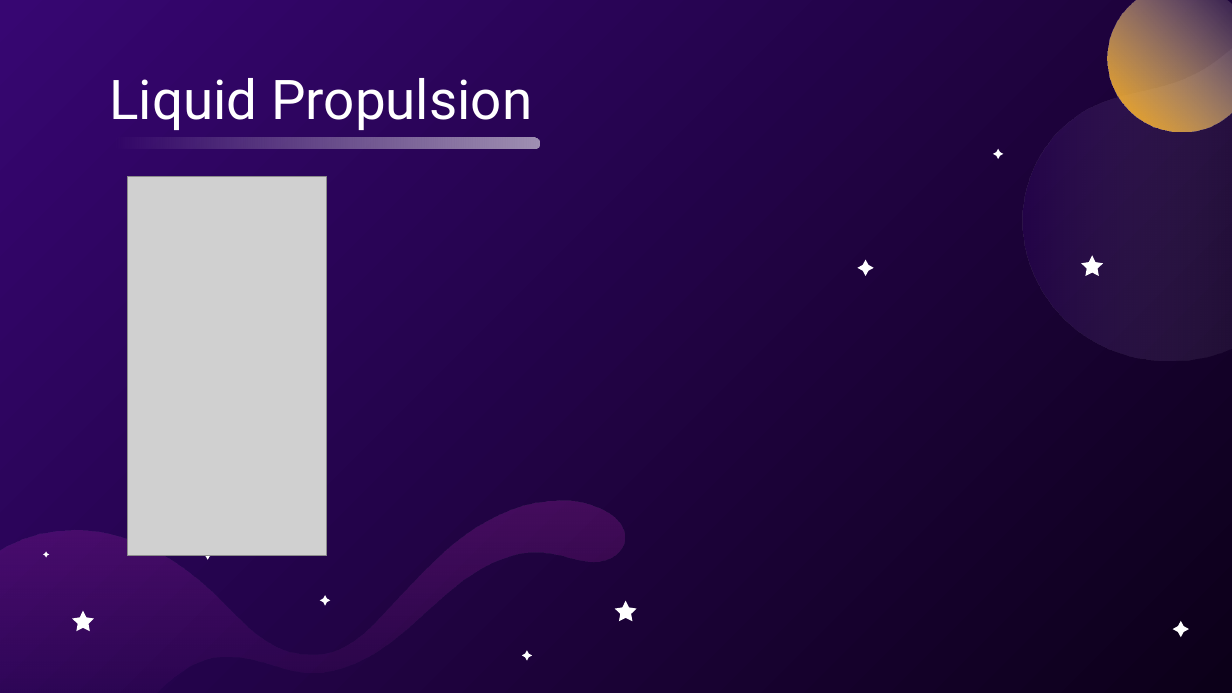
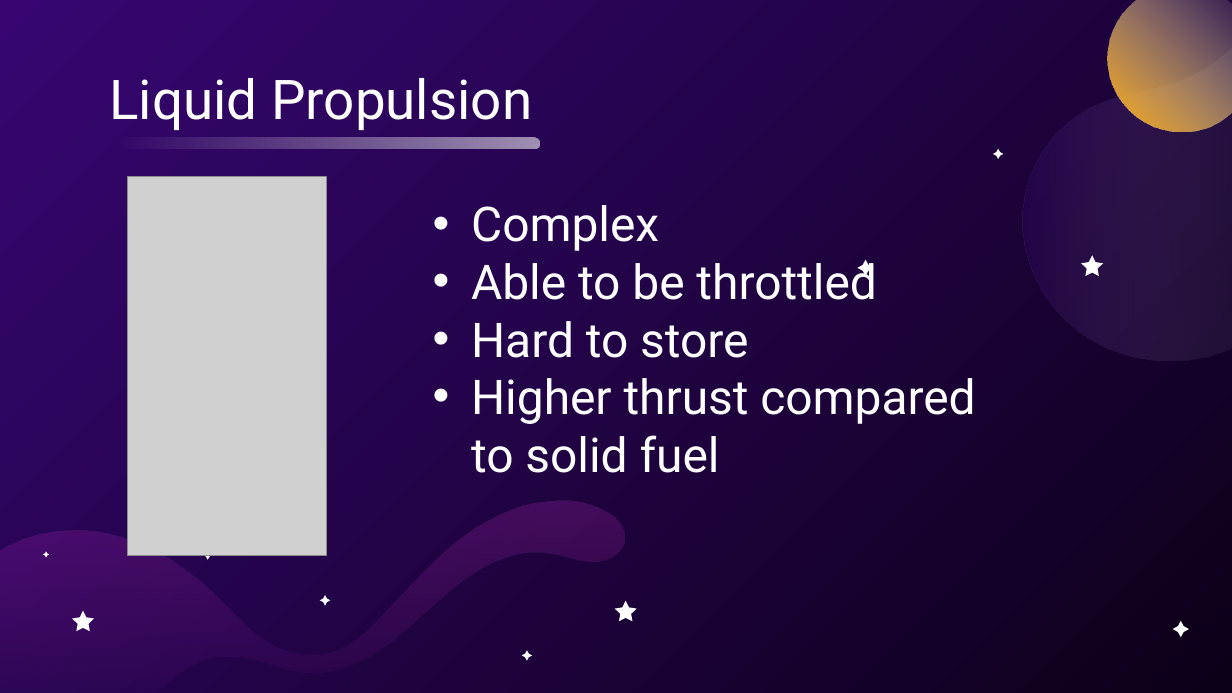
Before and after one commit to usedgenes/Rocketry-Curriculum, a slide deck: slide 6 of Beginner/Day 3/Rocket Motors.pptx. Drawn at 1232x693 pixels with LibreOffice and Linux fonts; fonts in the diff are those of the drawing; grey boxes stand for pictures. Boxes give left, top, right and bottom in pixels: in the first picture for what was removed or moved away, otherwise in the second. Text is boxed around its words. In the diff, an @@ line names an element or a change of style, - is before the commit and + after.

```diff
--- a/Beginner/Day 3/Rocket Motors.pptx
+++ b/Beginner/Day 3/Rocket Motors.pptx
@@ text added at (471, 205, 975, 473), 28 pt, text #FFFFFF @@
+• Complex
+• Able to be throttled
+• Hard to store
+• Higher thrust compared to solid fuel
```
Also in this commit, not shown: 1 other slide changed, 1 slide removed, 7 other files.
